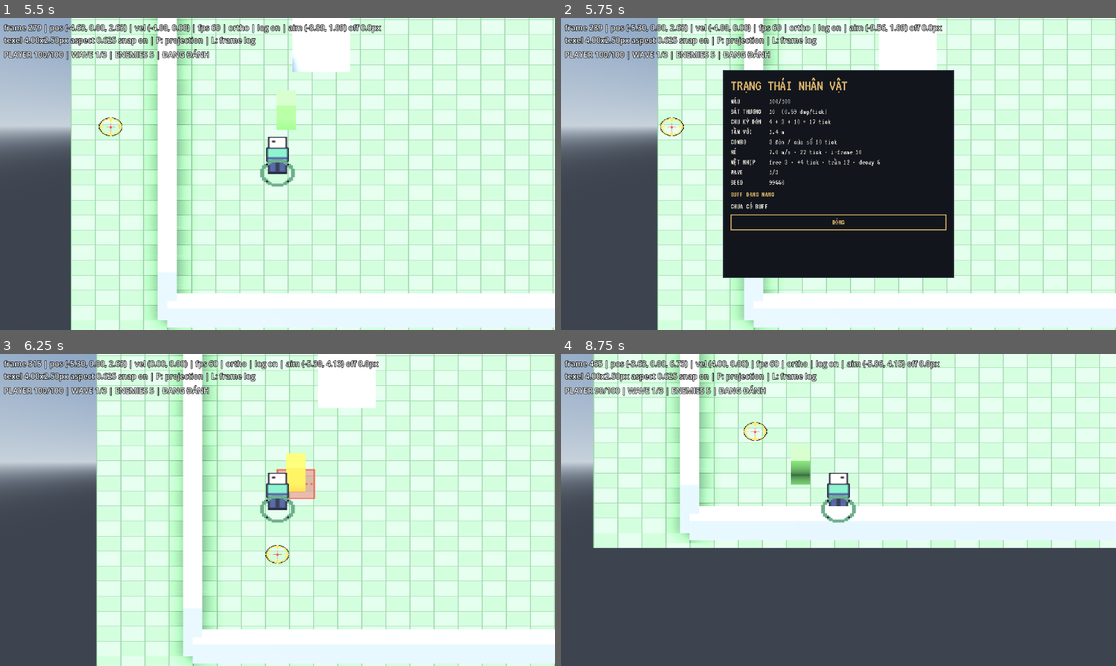
Above: before the commit, frames 1-4 (two rows, left to right).
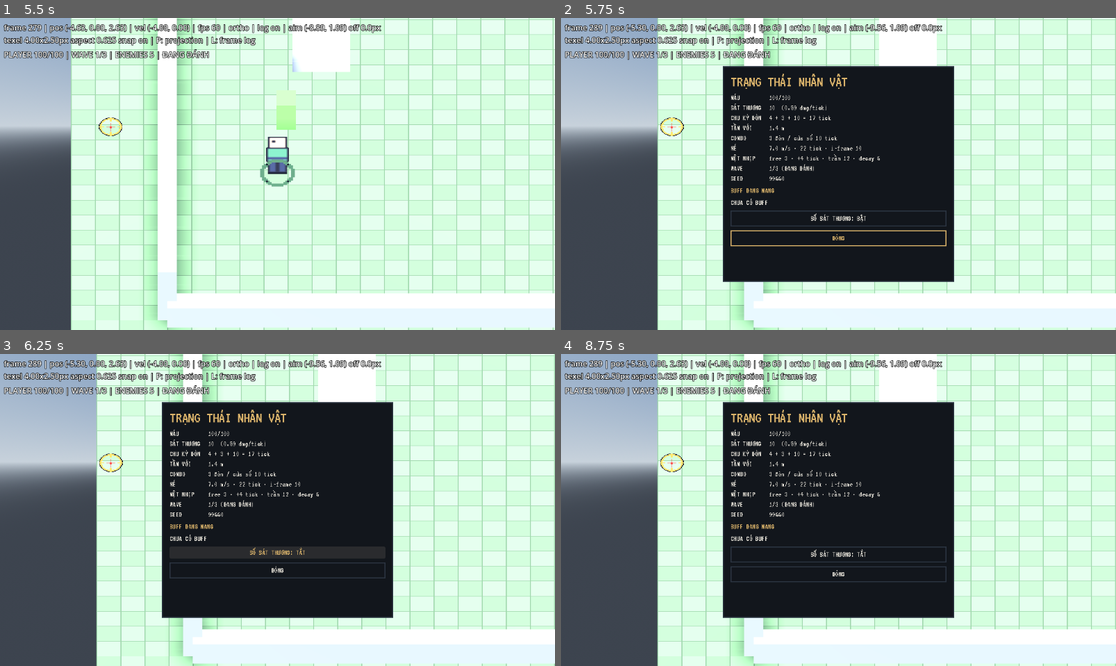
Above: after the commit, the same moments.

Repository: Duzng510/hd2d-adventure
Game: Godot game, scene res://scenes/ui/title_screen.tscn
The game is run twice, just before and just after one commit, with the same random seed, the same clock (stepped at 60 frames per second) and the same inputs.
Inputs (mouse positions are in pixels of both pictures, inside the frame that each line leads up to):
- Up to frame 1 (5.5 s): click "Start" at 0.5 s; tap Enter at 1.25 s; move the mouse to (399, 158) at 1.27 s; hold D (move_right) 1.28-2.03 s; tap Space (dodge) at 1.35, 2.85, 4.35 s; move the mouse to (166, 189) at 2.02 s; hold S (move_down) 2.03-2.78 s; click (166, 189) at 2.1 s; move the mouse to (333, 105) at 2.77 s; hold D (move_right) 2.78-3.53 s; tap R (encounter_reset) at 3.5 s; move the mouse to (249, 236) at 3.52 s; hold W (move_up) 3.53-4.28 s; click (249, 236) at 3.6 s; move the mouse to (444, 220) at 4.27 s; hold A (move_left) from 4.28 s (still down); tap L (debug_toggle_log) at 4.9 s; move the mouse to (111, 127) at 5.02 s; click (111, 127) at 5.1 s
- Up to frame 2 (5.75 s): keep holding A (move_left); tap Escape (toggle_character_sheet) at 5.65 s
- Up to frame 3 (6.25 s): release A (move_left) at 5.75 s; click (277, 553) at 5.75 s, where only the run after the commit has a clickable "SỐ SÁT THƯƠNG: BẬT"
- Up to frame 4 (8.75 s): click (838, 553) at 6.5 s, where only the run after the commit has a clickable "SỐ SÁT THƯƠNG: TẮT"; move the mouse to (866, 510) at 7.27 s; hold S (move_down) 7.28-8.03 s; tap Space (dodge) at 7.35 s; move the mouse to (755, 432) at 8.02 s; hold D (move_right) from 8.03 s (still down); click (755, 432) at 8.1 s

Frame 1 is identical in both runs. In frame 2, 4.2% of the frame differs, in the area x 29-71%, y 15-85%; in frame 3, 30%; in frame 4, 69%, in the area x 5-100%, y 0-100%.

Commit message:
feat(T-031): toggle damage numbers from the character sheet
- The readout is an information toggle (spec §9.4): a session flag on the layer,
  no save, and never a feel switch — combat resolves identically either way.
- DamageNumbers gains enabled_changed so the sheet re-reads the layer instead of
  caching the state; the capture and any bot mode can flip it and the button
  cannot lie.
- wave_hud now shares CharacterSheet.wave_state_text instead of keeping a second
  state->copy match, which is how BUFF_PENDING went missing there (T-030 debt);
  the sheet wave row gains the same wording.
- T-030 debt guards: body_text()/content_minimum_size() answer a cold sheet
  instead of dereferencing a null _buff_list/_column.
- Geometry moved 480x432 -> 480x448 only after the gate went red on the real
  measurement (content_minimum_size 343x447); test_theme's exact-value assert and
  spec §7 updated in this commit.
- Deviation from the plan: wave_state_text is static and public (the state->copy
  law is testable without building a live encounter) and the view gained a
  signal; set_enabled is now idempotent so a no-op toggle does not clear the
  board.
- Validation: test_character_sheet 25 checks exit 0 and -- negative exit 1;
  test_theme 19 exit 0; test_font_coverage 3 checks / 99 glyphs exit 0;
  test_damage_numbers 18 and kernel 23 still exit 0; run_t031_numbers exit 0;
  run_t030_buffs keeps runs=10 wins=10 picks=20 mods_ok=true; test_buff_choice
  17 exit 0; grove_arena/play_arena 120 frames, 0 SCRIPT ERROR.

Diff:
--- a/scripts/phase_c/wave_hud.gd
+++ b/scripts/phase_c/wave_hud.gd
@@ -27,17 +27,12 @@
 
 func _process(_delta: float) -> void:
 	var kernel := _encounter.kernel
-	var state_text := UiCopy.HUD_FIGHT
+	# One state->wording map (T-031): the sheet row and this HUD row must never
+	# drift apart, and a second match is how BUFF_PENDING went missing here.
+	var state_text := CharacterSheet.wave_state_text(kernel.state)
 	var wave_text := UiCopy.HUD_WAVE_NONE
 	if kernel.state != WaveKernel.State.INACTIVE:
 		wave_text = UiCopy.HUD_WAVE_PROGRESS % [kernel.wave_index + 1, kernel.wave_count()]
-	match kernel.state:
-		WaveKernel.State.PAUSED:
-			state_text = UiCopy.HUD_NEXT
-		WaveKernel.State.WON:
-			state_text = UiCopy.HUD_WIN
-		WaveKernel.State.LOST:
-			state_text = UiCopy.HUD_LOSE
 	var line := UiCopy.HUD_ROW % [
 		_combat.health.hp, _combat.health.max_hp,
 		wave_text, _encounter.alive_count(), state_text,
--- a/scripts/ui/character_sheet.gd
+++ b/scripts/ui/character_sheet.gd
@@ -7,16 +7,19 @@
 
 @export var combat_path: NodePath = NodePath("../Player/PlayerCombat")
 @export var encounter_path: NodePath = NodePath("../WaveEncounter")
+@export var damage_numbers_path: NodePath = NodePath("../DamageNumbers")
 
 var _stats: PlayerStats
 var _hp_source: Callable = Callable()
 var _encounter: WaveEncounter
+var _numbers: DamageNumbers
 var _open := false
 
 var _panel: PanelContainer
 var _column: VBoxContainer
 var _rows: Dictionary = {}
 var _buff_list: VBoxContainer
+var _toggle: Button
 var _close: Button
 
 
@@ -55,6 +58,35 @@
 	return _open
 
 
+func set_damage_numbers(numbers: DamageNumbers) -> void:
+	if _numbers != null and _numbers.enabled_changed.is_connected(_refresh_toggle):
+		_numbers.enabled_changed.disconnect(_refresh_toggle)
+	_numbers = numbers
+	if _numbers != null and not _numbers.enabled_changed.is_connected(_refresh_toggle):
+		_numbers.enabled_changed.connect(_refresh_toggle)
+	_refresh_toggle()
+
+
+## The state lives on the layer, so the sheet never has to remember it.
+func toggle_numbers() -> void:
+	if _numbers == null:
+		return
+	_numbers.set_enabled(not _numbers.is_enabled())
+	_refresh_toggle()
+
+
+func toggle_value_text() -> String:
+	return "" if _toggle == null else _toggle.text
+
+
+func _refresh_toggle() -> void:
+	if _toggle == null:
+		return
+	var on := _numbers != null and _numbers.is_enabled()
+	_toggle.text = UiCopy.SHEET_TOGGLE % [UiCopy.STATE_ON if on else UiCopy.STATE_OFF]
+	_toggle.disabled = _numbers == null
+
+
 func open() -> void:
 	if _open:
 		return
@@ -65,6 +97,7 @@
 	_open = true
 	visible = true
 	refresh()
+	_refresh_toggle()
 	get_tree().paused = true
 	if _close != null:
 		_close.grab_focus()
@@ -100,12 +133,29 @@
 	_rows[&"wave"].text = UiCopy.SHEET_PLACEHOLDER
 	if _encounter != null and _encounter.kernel != null \
 			and _encounter.kernel.state != WaveKernel.State.INACTIVE:
-		_rows[&"wave"].text = UiCopy.HUD_WAVE_PROGRESS % [
-			_encounter.kernel.wave_index + 1, _encounter.kernel.wave_count()]
+		_rows[&"wave"].text = UiCopy.SHEET_WAVE_ROW % [
+			_encounter.kernel.wave_index + 1, _encounter.kernel.wave_count(),
+			wave_state_text(_encounter.kernel.state)]
 	_rows[&"seed"].text = UiCopy.SHEET_PLACEHOLDER
 	if _encounter != null:
 		_rows[&"seed"].text = str(_encounter.buff_seed())
 	_refresh_buffs()
+
+
+## The wave row has to say which of the three waiting states the player is in,
+## and the HUD uses the same wording, so the mapping lives here as pure copy
+## lookup rather than a second match a future state could miss.
+static func wave_state_text(state: int) -> String:
+	match state:
+		WaveKernel.State.BUFF_PENDING:
+			return UiCopy.BUFF_PANEL_TITLE
+		WaveKernel.State.PAUSED:
+			return UiCopy.HUD_NEXT
+		WaveKernel.State.WON:
+			return UiCopy.HUD_WIN
+		WaveKernel.State.LOST:
+			return UiCopy.HUD_LOSE
+	return UiCopy.HUD_FIGHT
 
 
 ## T-030: each carried buff gets name + gain/cost rows (spec §5), sourced from
@@ -141,6 +191,8 @@
 
 
 func body_text() -> String:
+	if _rows.is_empty():
+		return ""
 	var parts: Array[String] = []
 	for value in _rows.values():
 		parts.append((value as Label).text)
@@ -152,6 +204,8 @@
 ## Geometry truth gate: the panel must never have to grow past SHEET_SIZE, or the
 ## buff rows would leave the 4 px grid / overlap the arena framing.
 func content_minimum_size() -> Vector2:
+	if _column == null:
+		return Vector2(Hd2dTheme.SHEET_SIZE)
 	return _column.get_combined_minimum_size() \
 		+ Vector2(Hd2dTheme.GAP * 2, Hd2dTheme.GAP * 2)
 
@@ -163,6 +217,8 @@
 
 
 func _resolve_sources() -> void:
+	# The panel is built before sources resolve, so the toggle row already exists.
+	set_damage_numbers(get_node_or_null(damage_numbers_path) as DamageNumbers)
 	var combat := get_node_or_null(combat_path) as PlayerCombat
 	if combat == null or combat.stats == null:
 		return
@@ -224,6 +280,11 @@
 	column.add_child(_buff_list)
 	_add_buff_line(UiCopy.SHEET_NONE)
 
+	_toggle = Button.new()
+	_toggle.pressed.connect(toggle_numbers)
+	column.add_child(_toggle)
+	_refresh_toggle()
+
 	_close = Button.new()
 	_close.text = UiCopy.SHEET_CLOSE
 	_close.pressed.connect(close)
--- a/scripts/ui/damage_numbers.gd
+++ b/scripts/ui/damage_numbers.gd
@@ -6,6 +6,10 @@
 ## keeps that box out of the telegraph decal under the target's feet.
 
 signal shown(target_id: int, amount: int, total: int)
+## Emitted whenever the readout turns on or off, whoever asked. The sheet listens
+## instead of remembering the flag, so a third caller (the capture, a bot mode)
+## cannot leave the button lying about the state.
+signal enabled_changed
 
 ## Spec §4 anchor: above the receiver's origin (its feet), below its head.
 const DEFAULT_ANCHOR_M := 1.1
@@ -64,10 +68,13 @@
 
 
 func set_enabled(flag: bool) -> void:
+	if _enabled == flag:
+		return
 	_enabled = flag
 	if not flag:
 		_kernel.reset()
 		_hide_all()
+	enabled_changed.emit()
 
 
 func is_enabled() -> bool:
--- a/scripts/ui/hd2d_theme.gd
+++ b/scripts/ui/hd2d_theme.gd
@@ -12,7 +12,9 @@
 const FONT_PATH := "res://assets/ui/fonts/vt323.ttf"
 const UI_FONT_SIZE := 16  # native 8x16 terminal grid of VT323
 const TITLE_FONT_SIZE := 32  # 2x body: still on the 8x16 cell, no resampling
-const SHEET_SIZE := Vector2i(480, 432)
+## Measured, not chosen: the T-031 toggle row pushed the content minimum to
+## 447 px, so the panel took the next cell on the 4 px grid.
+const SHEET_SIZE := Vector2i(480, 448)
 const CARD_SIZE := Vector2i(160, 220)
 const GAP := 16
 ## T-031: floating damage numbers. 32 px is the title cell (a multiple of the
--- a/scripts/ui/ui_copy.gd
+++ b/scripts/ui/ui_copy.gd
@@ -41,6 +41,14 @@
 const HUD_BOSS_PHASE := "BOSS %d/%d | PHASE %d"
 const HUD_WAVE_NONE := "-"
 const HUD_WAVE_PROGRESS := "%d/%d"
+## T-031: the damage-number readout is an information toggle (spec §5), so the
+## state word is copy, not a symbol, and the coverage gate sees it.
+const SHEET_TOGGLE := "SỐ SÁT THƯƠNG: %s"
+const STATE_ON := "BẬT"
+const STATE_OFF := "TẮT"
+## Parked from T-030: "1/3" alone did not say whether the wave was fighting,
+## parked for a pick, or over.
+const SHEET_WAVE_ROW := "%d/%d (%s)"
 const BUFF_PANEL_TITLE := "CHỌN NÂNG CẤP"
 const BUFF_PANEL_WAVE := "WAVE %d HOÀN THÀNH"
 const BUFF_PANEL_HINT := "DÙNG PHÍM MŨI TÊN · ENTER ĐỂ CHỌN"
--- a/tests/test_character_sheet.gd
+++ b/tests/test_character_sheet.gd
@@ -23,6 +23,34 @@
 	sheet.set_sources(stats, func() -> int: return 77, null)
 	_check(not paused and not sheet.visible,
 		"the sheet starts closed and the game keeps running")
+
+	# T-031: the readout toggle is an information toggle (spec §5) — the sheet owns
+	# the button, the layer owns the state, so the sheet must never cache it.
+	var numbers := DamageNumbers.new()
+	root.add_child(numbers)
+	await process_frame
+	sheet.set_damage_numbers(numbers)
+	_check(not sheet.is_open() and numbers.is_enabled(),
+		"the numbers layer starts enabled and the sheet stays closed")
+	sheet.open()
+	_check(sheet.toggle_value_text().contains(UiCopy.STATE_ON),
+		"the sheet states the current toggle value")
+	sheet.toggle_numbers()
+	_check(not numbers.is_enabled() and numbers.active_count() == 0,
+		"the sheet toggle really turns the readout off")
+	_check(sheet.toggle_value_text().contains(UiCopy.STATE_OFF),
+		"the label flips with the state")
+	sheet.close()
+	sheet.open()
+	_check(not numbers.is_enabled() and sheet.toggle_value_text().contains(UiCopy.STATE_OFF),
+		"the choice survives a close/reopen (session variable, not a save)")
+	numbers.set_enabled(true)
+	_check(sheet.toggle_value_text().contains(UiCopy.STATE_ON),
+		"the sheet reads the state back from the layer, it does not cache it")
+	sheet.close()
+	numbers.queue_free()
+	sheet.set_damage_numbers(null)
+	await process_frame
 
 	sheet.open()
 	_check(paused == (not _negative), "opening pauses the world")
@@ -55,7 +83,21 @@
 	print("SHEET content_minimum_size=%s sheet_size=%s"
 		% [minimum, Vector2(Hd2dTheme.SHEET_SIZE)])
 	_check(minimum.x <= Hd2dTheme.SHEET_SIZE.x and minimum.y <= Hd2dTheme.SHEET_SIZE.y,
-		"the two buff rows fit the sheet geometry (min %s)" % minimum)
+		"the toggle row and the two buff rows fit the sheet geometry (min %s)" % minimum)
+	# T-030 debt: a sheet asked for its body before _ready must not crash.
+	var cold := CharacterSheet.new()
+	_check(cold.body_text() == "", "body_text before _ready returns empty, not an error")
+	_check(cold.content_minimum_size() == Vector2(Hd2dTheme.SHEET_SIZE),
+		"content_minimum_size before _ready falls back to the panel size")
+	cold.free()
+	# T-031: "1/3" alone did not say whether the wave was fighting, parked for a
+	# pick, or over (spec §5).
+	_check(CharacterSheet.wave_state_text(WaveKernel.State.BUFF_PENDING)
+		== UiCopy.BUFF_PANEL_TITLE, "a parked wave says a pick is owed")
+	_check(CharacterSheet.wave_state_text(WaveKernel.State.FIGHTING) == UiCopy.HUD_FIGHT,
+		"a live wave says fighting")
+	_check(CharacterSheet.wave_state_text(WaveKernel.State.WON) == UiCopy.HUD_WIN,
+		"a finished wave reads as the win line")
 	stats.clear_modifiers()
 	sheet.refresh()
 	_check(sheet.body_text().contains(UiCopy.SHEET_NONE),
--- a/tests/test_theme.gd
+++ b/tests/test_theme.gd
@@ -23,8 +23,8 @@
 	_check(Hd2dTheme.TITLE_FONT_SIZE % 16 == 0, "title size is a multiple of the 16 px glyph cell")
 	_check(Hd2dTheme.SHEET_SIZE.x % 4 == 0 and Hd2dTheme.SHEET_SIZE.y % 4 == 0,
 		"sheet geometry sits on the 4 px grid")
-	_check(Hd2dTheme.SHEET_SIZE == Vector2i(480, 432),
-		"sheet geometry matches the approved 480x432 (buff rows)")
+	_check(Hd2dTheme.SHEET_SIZE == Vector2i(480, 448),
+		"sheet geometry matches the approved 480x448 (buff rows + the T-031 toggle)")
 	_check(Hd2dTheme.CARD_SIZE.x % 4 == 0 and Hd2dTheme.CARD_SIZE.y % 4 == 0,
 		"card geometry sits on the 4 px grid")
 	_check(Hd2dTheme.CARD_SIZE == Vector2i(160, 220),
Not shown, changed: docs/phase-d/UI_PROGRESSION_SPEC.md
